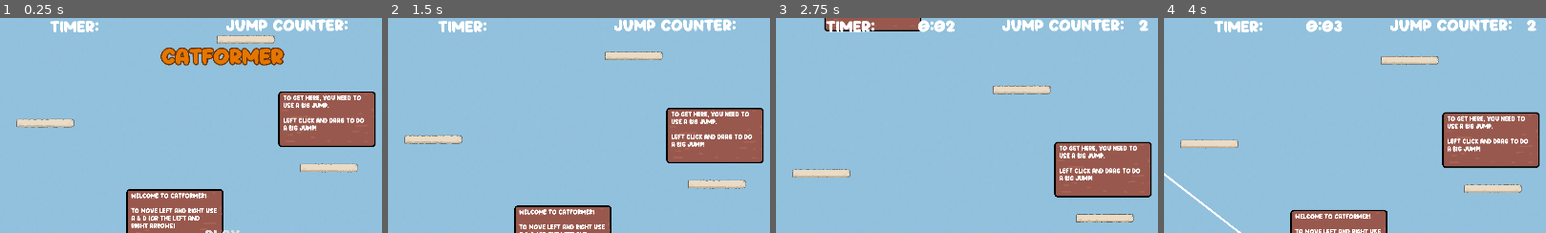
Above: before the commit, frames 1-4 (left to right).
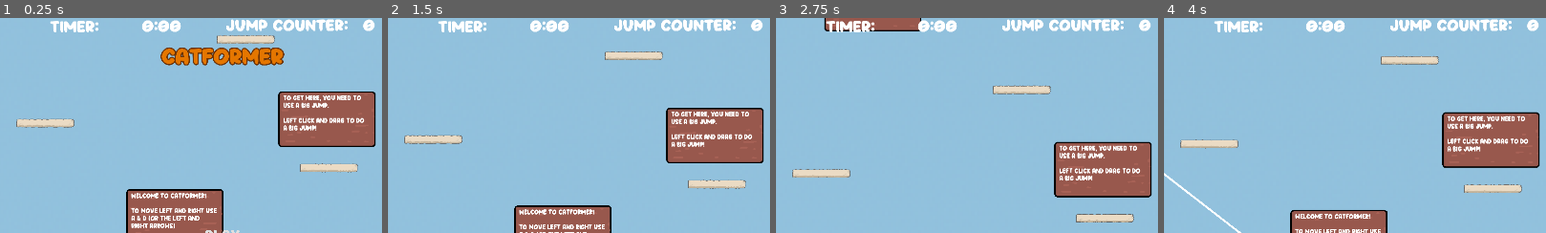
Above: after the commit, the same moments.

Repository: speedacm/Game-Dev-Catformer
Game: Godot game, scene res://Scenes/main.tscn
Two runs of this game, one before a commit and one after it. Both use one fixed random seed, a clock stepped at 60 frames per second and the inputs below.
Inputs (mouse positions are % of the whole screen's width and height, from its top left):
- Up to frame 1 (0.25 s): no input
- Up to frame 2 (1.5 s): click "Play" at 0.5 s; tap C (c) at 1.25, 1.35 s; move the mouse to (72, 45) at 1.27 s; hold D (right) from 1.28 s (still down); click (72, 45) at 1.42 s
- Up to frame 3 (2.75 s): release D (right) at 2 s; tap C (c) at 2 s; drag from (30, 55) to (45, 70) at 2.02 s
- Up to frame 4 (4 s): tap C (c) at 2.75, 2.85, 3.5 s; move the mouse to (60, 28) at 2.77 s; hold A (left) 2.78-3.5 s; drag from (45, 70) to (20, 35) at 3.52 s
The pictures show only the part of the screen within x 21-71%, y 0-50%; the shares and areas given below are measured in that part.

The runs differ from the first frame. In frame 1, 0.5% of the frame differs, in the area x 37-98%, y 0-7%; in frame 2, 0.5%; in frame 3, 0.2%; in frame 4, 0.2%.

Commit message:
platchanges

Diff:
--- a/Scenes/ui/main_menu.tscn
+++ b/Scenes/ui/main_menu.tscn
@@ -1,10 +1,12 @@
-[gd_scene load_steps=6 format=3 uid="uid://dfqajoqvr05i8"]
+[gd_scene load_steps=7 format=3 uid="uid://dfqajoqvr05i8"]
 
 [ext_resource type="Script" path="res://Scripts/main_menu.gd" id="1_fbysq"]
 [ext_resource type="Theme" uid="uid://bwelnjre1lx7j" path="res://Scenes/ui/themes/theme_title.tres" id="1_qbrhj"]
-[ext_resource type="Texture2D" uid="uid://bqqtt32e27pr0" path="res://Asset_Pack/Background_0.png" id="1_vctw5"]
+[ext_resource type="Texture2D" uid="uid://bcmug2fkq1ybf" path="res://Asset_Pack/Background_0.png" id="1_vctw5"]
 [ext_resource type="Theme" uid="uid://dg2qdv72ayqap" path="res://Scenes/ui/themes/bg-test.tres" id="1_xjl46"]
 [ext_resource type="Theme" uid="uid://dvfut26fprh7d" path="res://Scenes/ui/themes/theme_one.tres" id="2_g4arw"]
+
+[sub_resource type="CanvasItemMaterial" id="CanvasItemMaterial_evg2l"]
 
 [node name="main_menu" type="Control"]
 layout_mode = 3
@@ -47,6 +49,7 @@
 vertical_alignment = 1
 
 [node name="Buttons" type="PanelContainer" parent="CanvasLayer"]
+material = SubResource("CanvasItemMaterial_evg2l")
 anchors_preset = 8
 anchor_left = 0.5
 anchor_top = 0.5
--- a/Scripts/ui.gd
+++ b/Scripts/ui.gd
@@ -43,7 +43,7 @@
 	pass # Replace with function body.
 
 func check_reset_timer():
-	if player.position.y > 700:
+	if player.position.y > -200:
 		print("timer reset")
 		secCount = 0
 		minCount = 0
